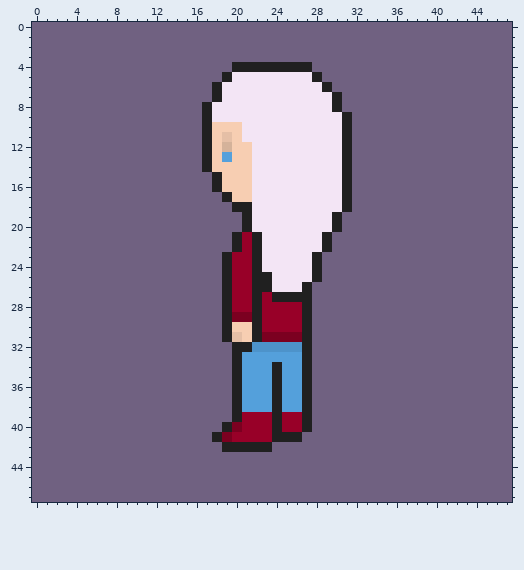
Two versions of one pixel-art file, assets/sprites/characters/complete/keia/iddle/keia01_iddle_lu.ase. The picture above is the old version.
48x48 pixels, 1 frame.
New version:
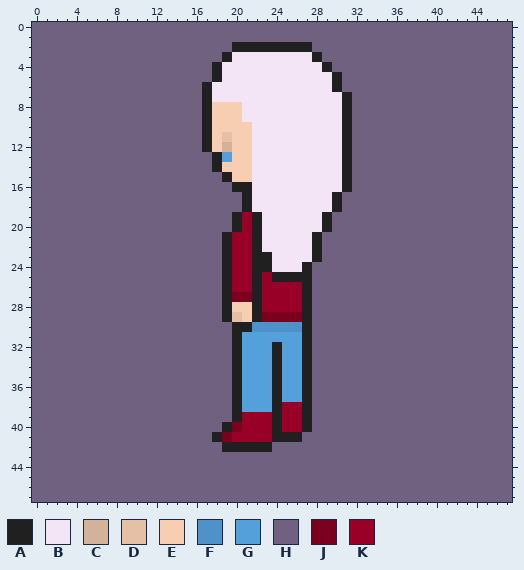
Palette (. is transparent): A #202020  B #f3e5f5  C #d4b29a  D #e5bfa6  E #f7ceb2  F #4d93ca  G #54a0db  H #706181  J #7b0020  K #980028
Change:
y 2: x 20..27 HHHHHHHH -> AAAAAAAA
y 3: x 19..28 HHHHHHHHHH -> ABBBBBBBBA
y 4: x 18..29 HHAAAAAAAAHH -> ABBBBBBBBBBA
y 5: x 18..19 HA -> AB; x 28..30 AHH -> BBA
y 6: x 17..18 HA -> AB; x 29..30 AH -> BA
y 7: x 17..18 HA -> AB; x 30..31 AH -> BA
y 8: x 18..20 BBB -> EEE; x 30..31 AH -> BA
y 9: x 18..20 BBB -> EEE
y 10..11: x 21 B -> E
y 13..14: x 17..18 AE -> HA
y 15: x 18..19 AE -> HA
y 16: x 18..21 AEEE -> HHAA
y 17: x 19..21 AEE -> HHA; x 30..31 BA -> AH
y 18: x 20 A -> H; x 30..31 BA -> AH
y 19..20: x 20..22 HAB -> AKA; x 29..30 BA -> AH
y 21..22: x 19..20 HA -> AK; x 28..29 BA -> AH
y 23: x 23 B -> A
y 24: x 23 B -> A; x 27..28 BA -> AH
y 25: x 23..28 ABBBBA -> KAAAAH
y 26: x 23..26 ABBB -> KKKK
y 27: x 20..21 KK -> JJ; x 24..26 AAA -> KKK
y 28: x 20..21 KK -> EE
y 29: x 20..21 JJ -> DE; x 23..26 KKKK -> JJJJ
y 30: x 19..26 AEEAKKKK -> HAAFFFFF
y 31: x 19..26 ADEAJJJJ -> HAGGGGGG
y 32: x 21..26 AFFFFF -> GGGAGG
y 33: x 24 G -> A
y 38: x 25..26 GG -> KK
Changed places in both pictures, as pixel boxes (x1, y1, x2, y2):
changed: (202, 42, 352, 412)
